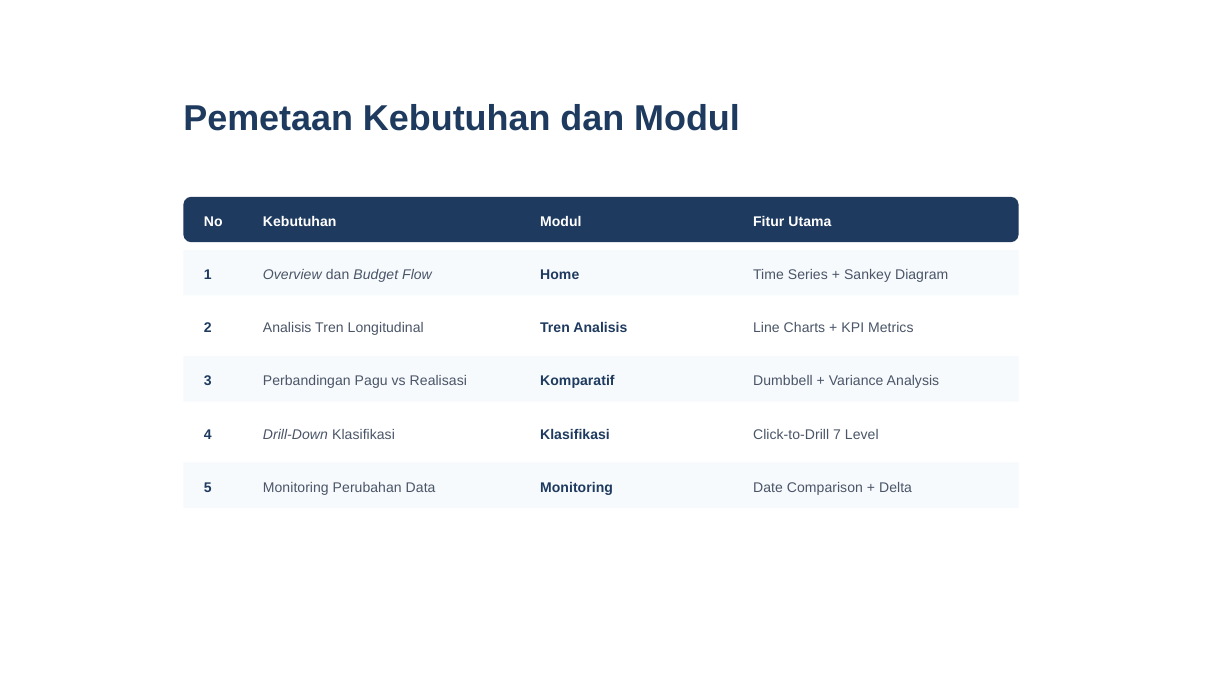
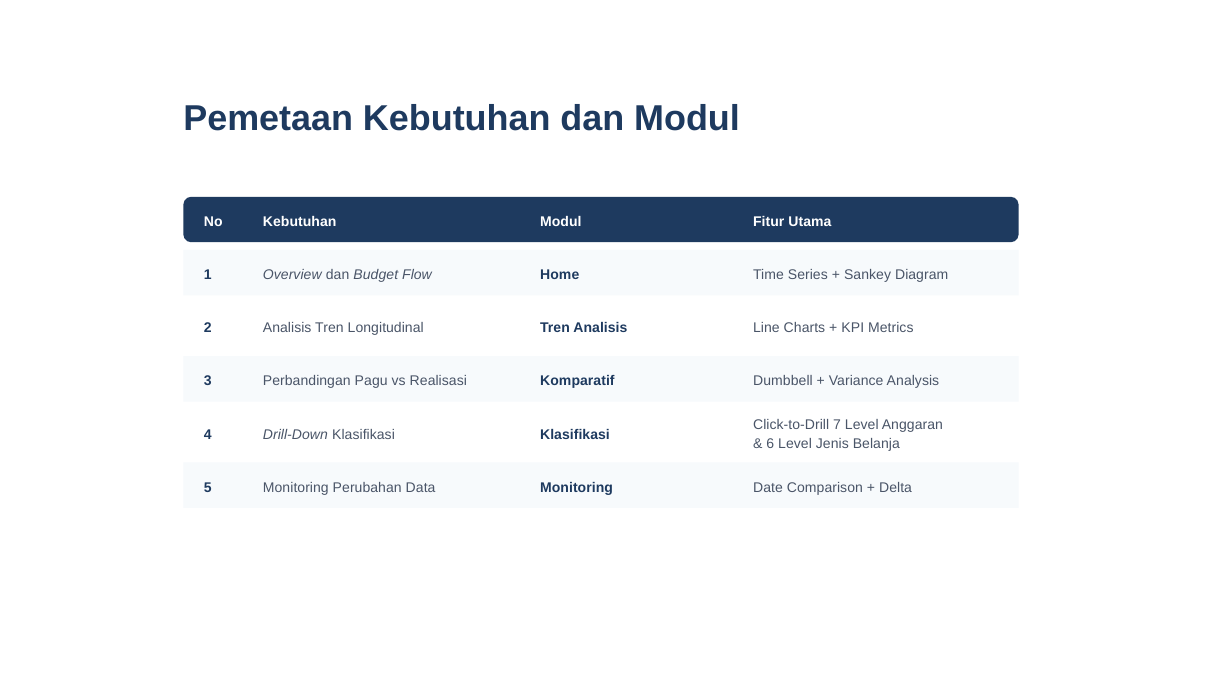
Before and after one commit to tubankum3/dashanggaran, a slide deck: slide 9 of Presentasi_Program Deliverables_Secondment pada Abid PMK DJA.pptx. Drawn at 1232x693 pixels with LibreOffice and Linux fonts; fonts in the diff are those of the drawing. Boxes give left, top, right and bottom in pixels: in the first picture for what was removed or moved away, otherwise in the second. Text is boxed around its words. In the diff, an @@ line names an element or a change of style, - is before the commit and + after.

```diff
--- a/Presentasi_Program Deliverables_Secondment pada Abid PMK DJA.pptx
+++ b/Presentasi_Program Deliverables_Secondment pada Abid PMK DJA.pptx
@@ text at (x1=753, y1=419, x2=943, y2=451): text changed @@
-Click-to-Drill 7 Level
+Click-to-Drill 7 Level Anggaran
+& 6 Level Jenis Belanja
```
Also in this commit, not shown: 1 other slide changed, 3 other files.
